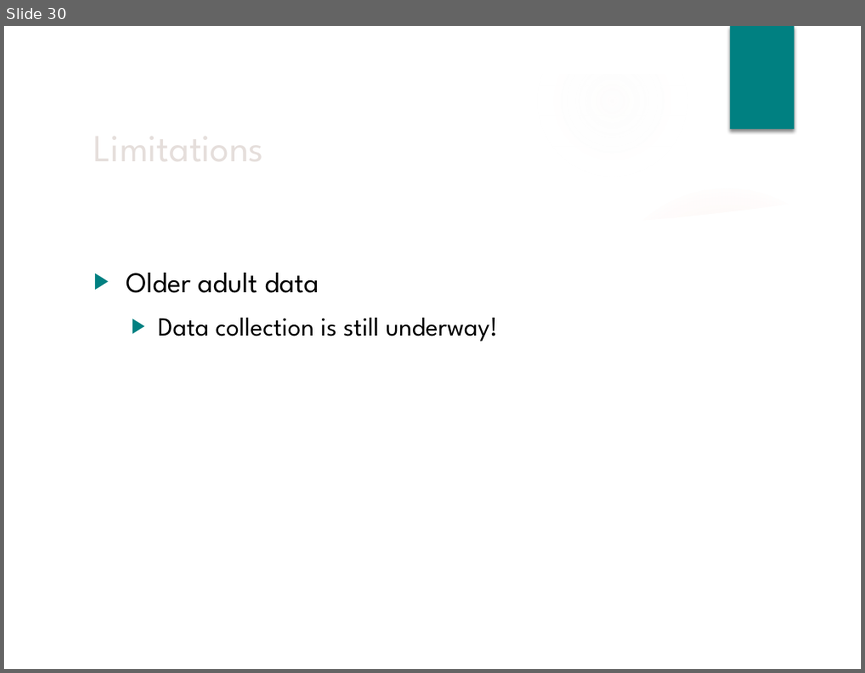
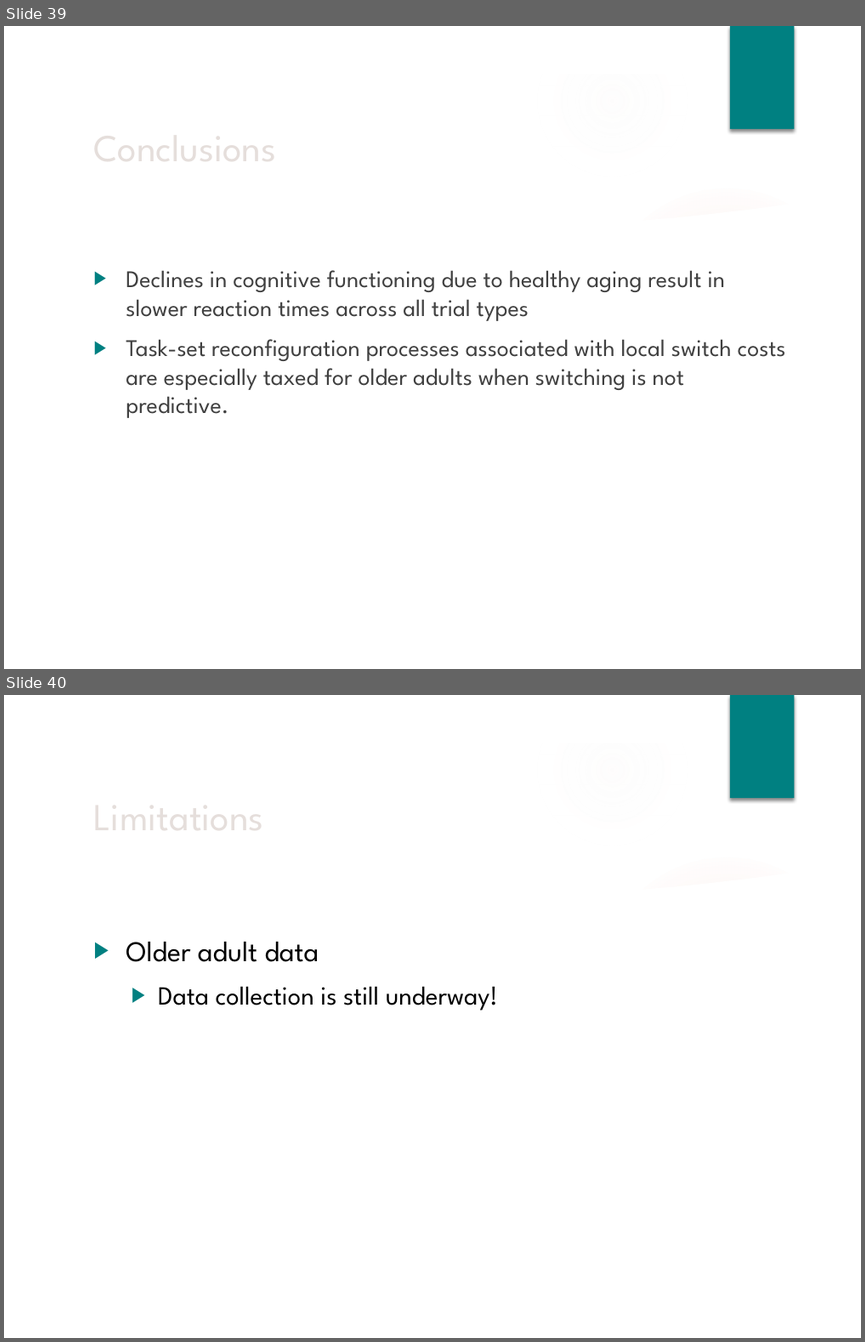
Before and after one commit to npm27/Spring-2019-Projects, a slide deck: CVOE/3 Presentations/Brown Bag Fall 19.pptx. Shown one above the other, each under a label of ours: slide 30 before the commit, slides 39 and 40 after it. The pictures are 865x673 and 865x1342 pixels, drawn with LibreOffice and Linux fonts; fonts in the diff are those of the drawing; background and template pictures are left out. Boxes give left, top, right and bottom in pixels: in the first picture for what was removed or moved away, otherwise in the second. Text is boxed around its words. In the diff, an @@ line names an element or a change of style, - is before the commit and + after.

```diff
--- a/CVOE/3 Presentations/Brown Bag Fall 19.pptx
+++ b/CVOE/3 Presentations/Brown Bag Fall 19.pptx
@@ slide 39 added at <box>4,26,861,669</box>, background picture (left out); not listed: 9 template elements that a slide beside it also shows @@
@@ title added at <box>86,113,680,179</box>, 32 pt, text #E5DEDB @@
+Conclusions
@@ text added at <box>126,270,786,418</box>, 20 pt, text #404040 @@
+▶ Declines in cognitive functioning due to healthy aging result in slower reaction times across all trial types
+▶ Task-set reconfiguration processes associated with local switch costs are especially taxed for older adults when switching is not predictive.
@@ what was slide 30 is now slide 40 @@
```
Also in this commit, not shown: 19 slides changed, 10 other slides added, 18 other files.
